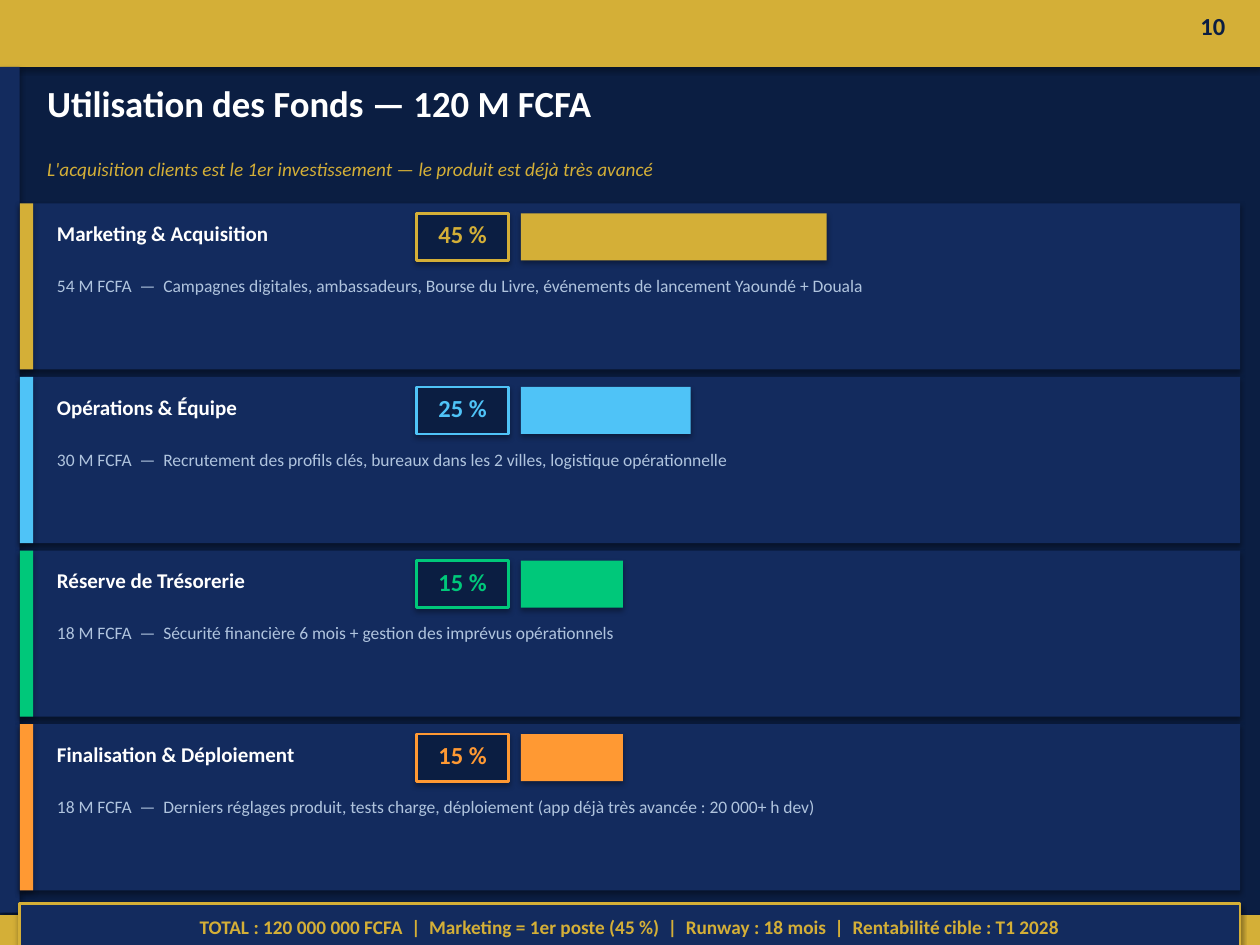
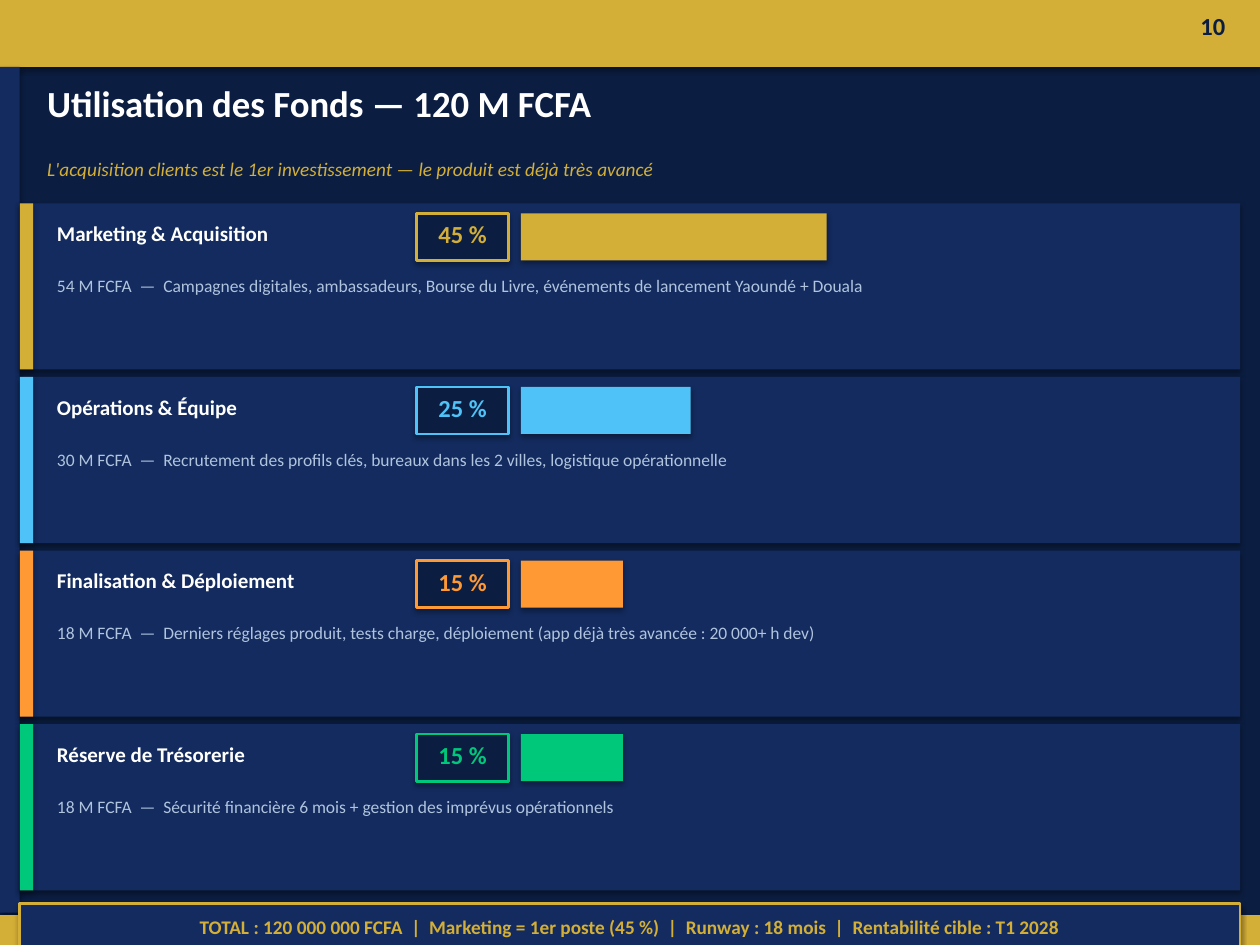
Before and after one commit to Her50/yukpo4, a slide deck: slide 10 of Yukpo_Investisseur_Presentation_Boardroom.pptx. Drawn at 1260x945 pixels with LibreOffice and Linux fonts; fonts in the diff are those of the drawing. Boxes give left, top, right and bottom in pixels: in the first picture for what was removed or moved away, otherwise in the second. Text is boxed around its words. In the diff, an @@ line names an element or a change of style, - is before the commit and + after.

```diff
--- a/Yukpo_Investisseur_Presentation_Boardroom.pptx
+++ b/Yukpo_Investisseur_Presentation_Boardroom.pptx
@@ rectangle at [20,551,34,717]: fill #00C87A to #FF9933 @@
@@ text "15 %" at [438,575,463,591]: text colour #00C87A to #FF9933 @@
@@ rectangle at [417,561,509,607]: outline #00C87A 1.5 pt to #FF9933 1.5 pt @@
@@ rectangle at [520,561,622,607]: fill #00C87A to #FF9933 @@
@@ text at [57,573,294,592]: text changed @@
-Réserve de Trésorerie
+Finalisation & Déploiement
@@ text at [57,626,814,642]: text changed @@
-18 M FCFA — Sécurité financière 6 mois + gestion des imprévus opérationnels
+18 M FCFA — Derniers réglages produit, tests charge, déploiement (app déjà très avancée : 20 000+ h dev)
@@ rectangle at [20,724,34,891]: fill #FF9933 to #00C87A @@
@@ text at [57,747,245,762]: text changed @@
-Finalisation & Déploiement
+Réserve de Trésorerie
@@ text "15 %" at [438,748,463,764]: text colour #FF9933 to #00C87A @@
@@ rectangle at [417,735,509,781]: outline #FF9933 1.5 pt to #00C87A 1.5 pt @@
@@ rectangle at [520,735,622,781]: fill #FF9933 to #00C87A @@
@@ text at [57,801,614,816]: text changed @@
-18 M FCFA — Derniers réglages produit, tests charge, déploiement (app déjà très avancée : 20 000+ h dev)
+18 M FCFA — Sécurité financière 6 mois + gestion des imprévus opérationnels
```
Also in this commit, not shown: 14 other slides changed, 1 slide added, 1 slide removed, 3 other files.
